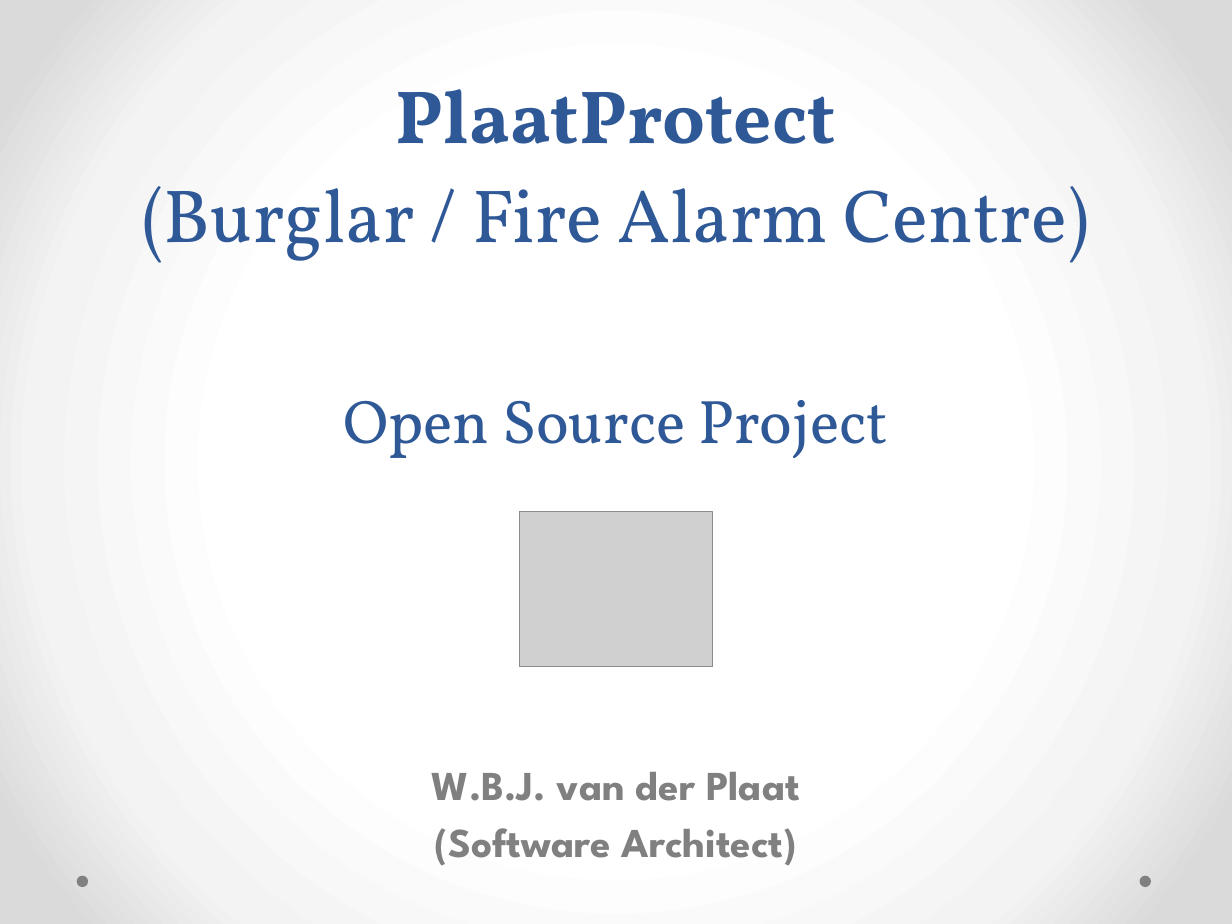
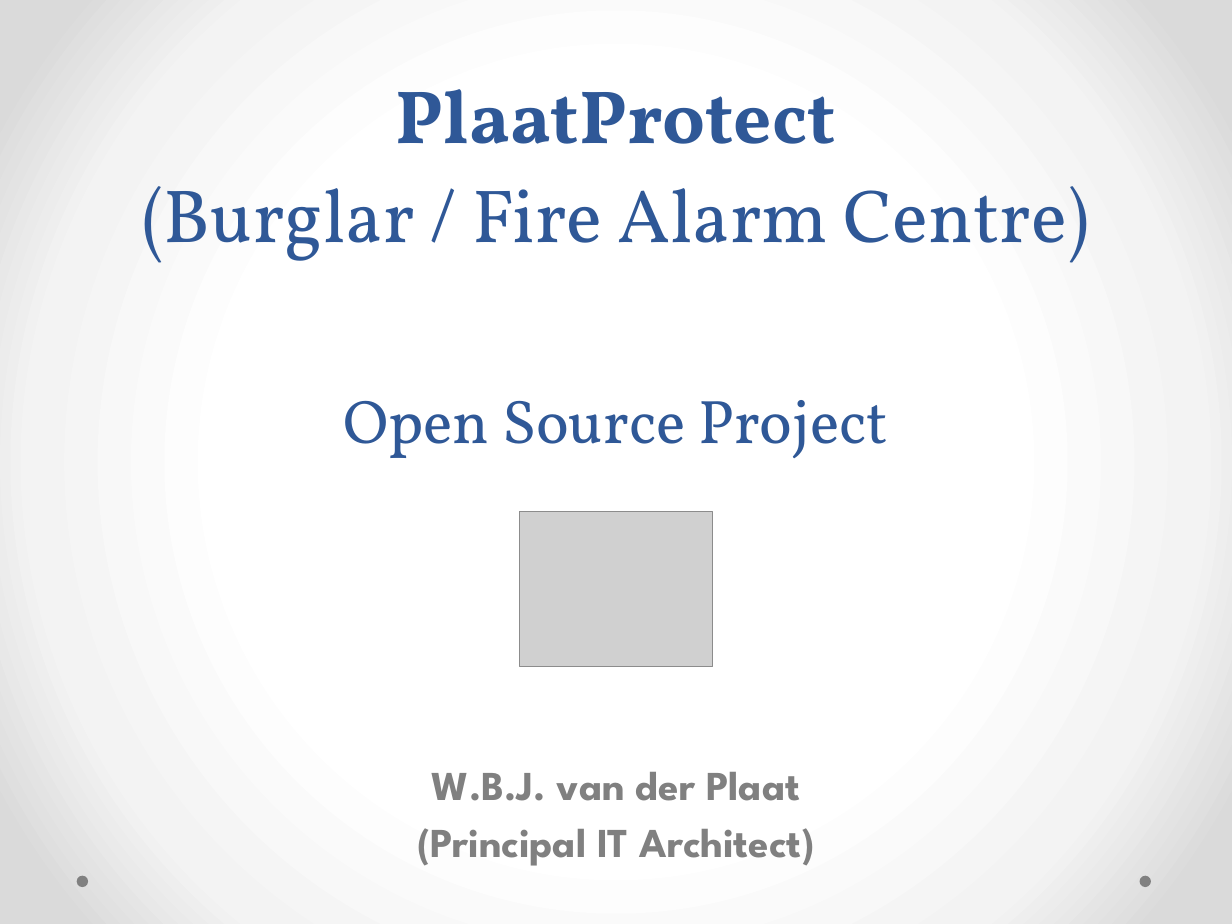
Before and after one commit to plaatsoft/plaatprotect, a slide deck: slide 1 of doc/ppt/PlaatProtect Design.pptx. Drawn at 1232x924 pixels with LibreOffice and Linux fonts; fonts in the diff are those of the drawing; grey boxes stand for pictures. Boxes give left, top, right and bottom in pixels: in the first picture for what was removed or moved away, otherwise in the second. Text is boxed around its words. In the diff, an @@ line names an element or a change of style, - is before the commit and + after.

```diff
--- a/doc/ppt/PlaatProtect Design.pptx
+++ b/doc/ppt/PlaatProtect Design.pptx
@@ text at box(417, 828, 815, 866): text changed @@
-(Software Architect)
+(Principal IT Architect)
```
Also in this commit, not shown: 5 other slides changed, 8 slides added, 1 other file.
